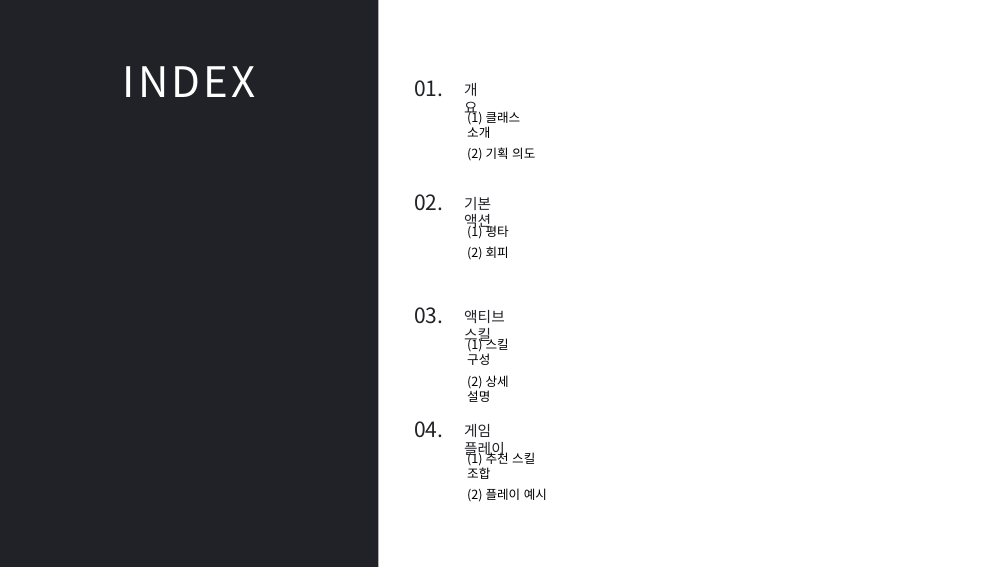
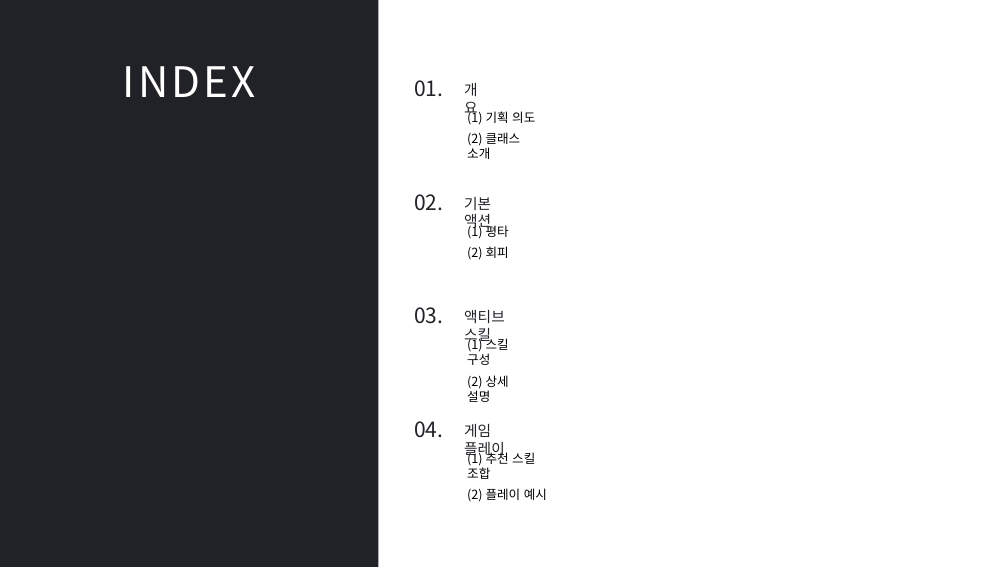
Before and after one commit to hjs0913/GameDesign, a slide deck: slide 2 of 크로노오디세이_전투기획자/사전과제/[과제전형] [Chrono Odyssey] 캐릭터 전투 기획자 모집 _ 홍진선 과제 제출.pptx. Drawn at 1008x567 pixels with LibreOffice and Linux fonts; fonts in the diff are those of the drawing. Boxes give left, top, right and bottom in pixels: in the first picture for what was removed or moved away, otherwise in the second. Text is boxed around its words. In the diff, an @@ line names an element or a change of style, - is before the commit and + after.

```diff
--- a/크로노오디세이_전투기획자/사전과제/[과제전형] [Chrono Odyssey] 캐릭터 전투 기획자 모집 _ 홍진선 과제 제출.pptx
+++ b/크로노오디세이_전투기획자/사전과제/[과제전형] [Chrono Odyssey] 캐릭터 전투 기획자 모집 _ 홍진선 과제 제출.pptx
@@ text at [467,109,535,159]: text changed @@
-(1) 클래스 소개
-(2) 기획 의도
+(1) 기획 의도
+(2) 클래스 소개
```
Also in this commit, not shown: 2 other slides changed, 1 slide added, 1 other file.
